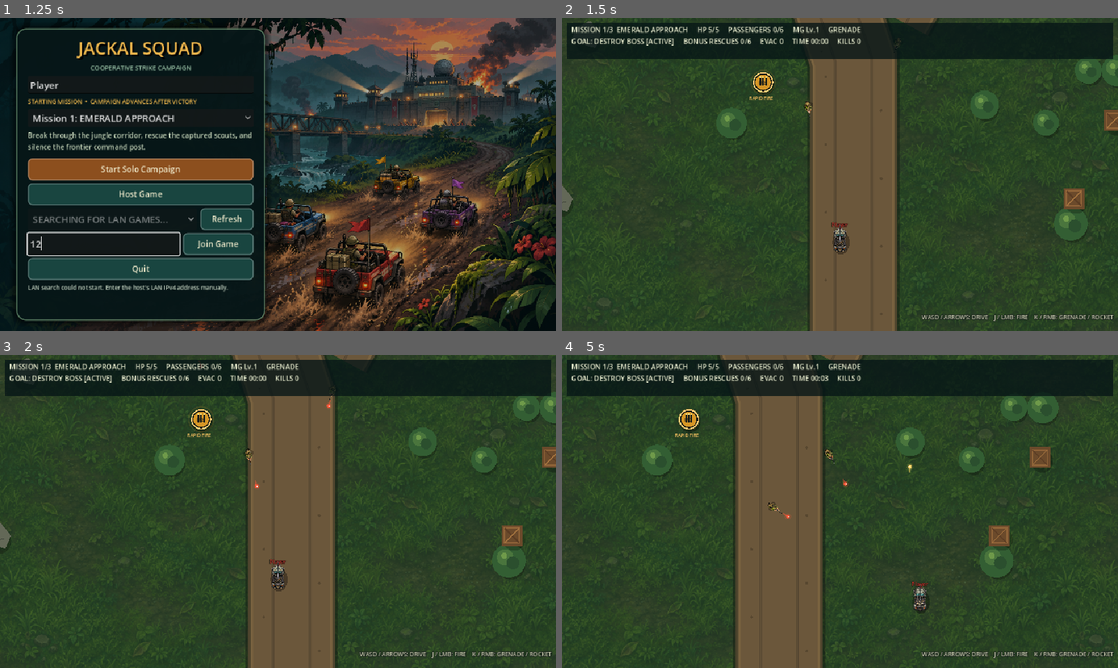
Above: before the commit, frames 1-4 (two rows, left to right).
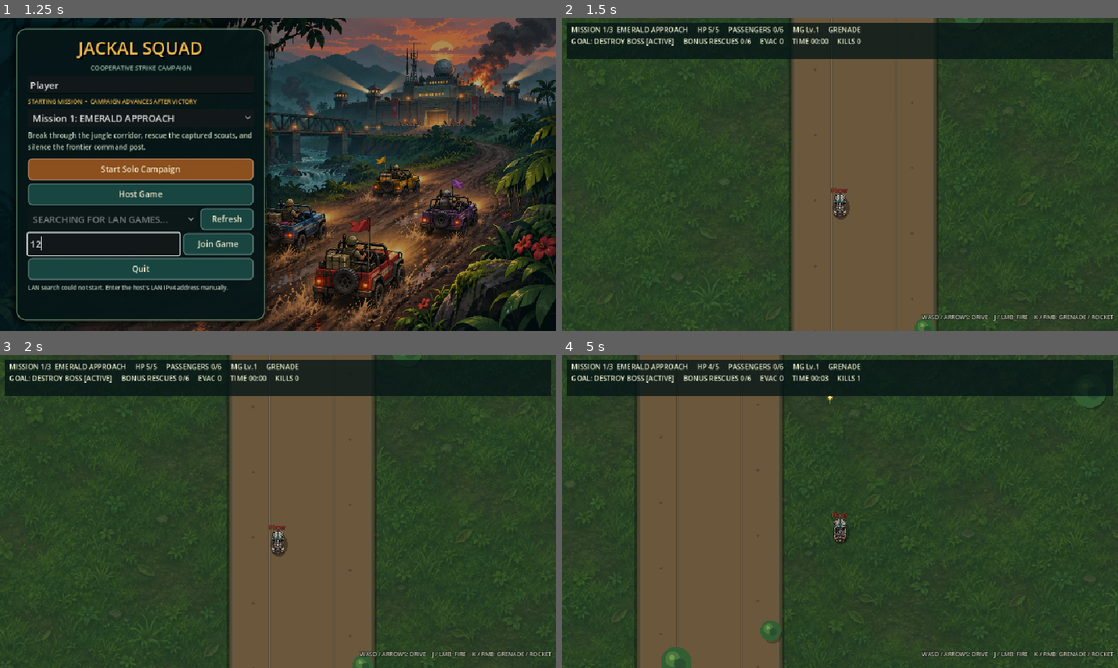
Above: after the commit, the same moments.

Repository: Brolton/Jackal-Squad
Game: Godot game, scene res://scenes/main.tscn
Two runs of this game, one before a commit and one after it. Both use one fixed random seed, a clock stepped at 60 frames per second and the inputs below.
Inputs (mouse positions are in pixels of both pictures, inside the frame that each line leads up to):
- Up to frame 1 (1.25 s): click (105, 243) at 0.52 s; type "12" at 0.6 s
- Up to frame 2 (1.5 s): click "Start Solo Campaign" at 1.25 s
- Up to frame 3 (2 s): no input
- Up to frame 4 (5 s): tap Enter at 2 s; move the mouse to (962, 495) at 2.02 s; hold D (move_right) 2.03-2.78 s; hold J (fire_primary) 2.03-2.78 s; click (962, 495) at 2.17 s; tap Space at 2.27, 3.02, 4.52 s; move the mouse to (728, 527) at 2.77 s; hold S (move_down) 2.78-3.53 s; tap K (fire_secondary) at 2.85 s; move the mouse to (895, 442) at 3.52 s; hold D (move_right) 3.53-4.28 s; tap Ctrl at 3.6 s; move the mouse to (812, 574) at 4.27 s; hold W (move_up) from 4.28 s (still down); tap J (fire_primary) at 4.35 s; click (812, 574) at 4.42 s

Frame 1 is identical in both runs. In frame 2, 14% of the frame differs, in the area x 0-100%, y 0-100%; in frame 3, 14%; in frame 4, 27%.

Commit message:
upd

Diff:
--- a/scripts/campaign_catalog.gd
+++ b/scripts/campaign_catalog.gd
@@ -10,16 +10,16 @@
 		"rescue_total": 6,
 	},
 	{
-		"id": &"flooded_delta",
-		"name": "FLOODED DELTA",
-		"briefing": "Cross the flooded delta, clear the river batteries, and evacuate the stranded field team.",
+		"id": &"desert_basin",
+		"name": "DESERT BASIN",
+		"briefing": "Cross the sun-scorched basin, fight through the cactus fields, and evacuate the stranded field team.",
 		"scene": "res://scenes/level_02.tscn",
 		"rescue_total": 6,
 	},
 	{
-		"id": &"iron_highlands",
-		"name": "IRON HIGHLANDS",
-		"briefing": "Climb the fortified highlands and destroy the enemy headquarters to finish the campaign.",
+		"id": &"snowbound_highlands",
+		"name": "SNOWBOUND HIGHLANDS",
+		"briefing": "Cross the frozen highlands, break through the snowbound defenses, and destroy the enemy headquarters.",
 		"scene": "res://scenes/level_03.tscn",
 		"rescue_total": 6,
 	},
--- a/scripts/level.gd
+++ b/scripts/level.gd
@@ -161,36 +161,69 @@
 
 func _draw() -> void:
 	var palette: Array = _layout["palette"]
+	var terrain: StringName = _layout["terrain_theme"]
 	draw_rect(Rect2(Vector2.ZERO, map_size), palette[0])
 	for band in range(5):
 		var band_height := map_size.y / 5.0
 		var band_color: Color = palette[0].lightened(0.025) if band % 2 == 0 else palette[0].darkened(0.025)
 		draw_rect(Rect2(0.0, band * band_height, map_size.x, band_height), band_color)
-	draw_texture_rect(GROUND_TEXTURE, Rect2(Vector2.ZERO, map_size), true, Color(0.70, 0.76, 0.64, 0.40))
+	if terrain == &"jungle":
+		draw_texture_rect(GROUND_TEXTURE, Rect2(Vector2.ZERO, map_size), true, Color(0.70, 0.76, 0.64, 0.40))
+	else:
+		_draw_terrain_accents(terrain)
 
 	var road_width := float(_layout["road_width"])
 	var road_paths: Array = _layout.get("roads", [_layout["road"]])
 	for road_points: Array in road_paths:
-		_draw_road(PackedVector2Array(road_points), road_width)
+		_draw_road(PackedVector2Array(road_points), road_width, terrain)
 	for water_rect: Rect2 in _layout["water"]:
 		_draw_river(water_rect)
 	for bridge_rect: Rect2 in _layout["bridges"]:
 		_draw_bridge(bridge_rect)
 	for barrier: Dictionary in _layout["barriers"]:
 		if str(barrier["name"]).begins_with("CliffPass"):
-			_draw_cliff_barrier(barrier["center"], barrier["size"])
-
-func _draw_road(points: PackedVector2Array, width: float) -> void:
+			_draw_cliff_barrier(barrier["center"], barrier["size"], terrain)
+
+func _draw_terrain_accents(terrain: StringName) -> void:
+	var rng := RandomNumberGenerator.new()
+	rng.seed = int(_layout["seed"]) + 983
+	var accent_count := int(map_size.y / 115.0)
+	for _index in range(accent_count):
+		var position := Vector2(rng.randf_range(0.0, map_size.x), rng.randf_range(0.0, map_size.y))
+		if terrain == &"desert":
+			var radius := rng.randf_range(8.0, 28.0)
+			draw_circle(position, radius, Color(0.78, 0.64, 0.44, 0.16))
+			draw_circle(position + Vector2(radius * 0.45, -radius * 0.25), radius * 0.35, Color(0.88, 0.75, 0.56, 0.22))
+		else:
+			var radius := rng.randf_range(18.0, 64.0)
+			draw_circle(position, radius, Color(0.94, 0.98, 1.0, 0.48))
+			draw_arc(position, radius * 0.72, 0.2, 2.8, 12, Color(0.55, 0.72, 0.82, 0.22), 2.0)
+
+func _draw_road(points: PackedVector2Array, width: float, terrain: StringName) -> void:
 	if points.size() < 2:
 		return
-	draw_polyline(points, Color(0.08, 0.10, 0.07, 0.48), width + 34.0, true)
-	draw_polyline(points, Color(0.31, 0.27, 0.18), width + 22.0, true)
-	draw_polyline(points, Color(0.48, 0.39, 0.25), width + 10.0, true)
-	draw_polyline(points, Color(0.42, 0.34, 0.23), width, true)
+	var shoulder := Color(0.08, 0.10, 0.07, 0.48)
+	var edge := Color(0.31, 0.27, 0.18)
+	var surface := Color(0.42, 0.34, 0.23)
+	var track := Color(0.21, 0.18, 0.14, 0.42)
+	if terrain == &"desert":
+		shoulder = Color(0.19, 0.18, 0.16, 0.52)
+		edge = Color(0.48, 0.40, 0.31)
+		surface = Color(0.34, 0.31, 0.27)
+		track = Color(0.18, 0.17, 0.15, 0.45)
+	elif terrain == &"snow":
+		shoulder = Color(0.35, 0.48, 0.55, 0.50)
+		edge = Color(0.54, 0.65, 0.70)
+		surface = Color(0.39, 0.48, 0.52)
+		track = Color(0.23, 0.31, 0.35, 0.48)
+	draw_polyline(points, shoulder, width + 34.0, true)
+	draw_polyline(points, edge, width + 22.0, true)
+	draw_polyline(points, edge.lightened(0.12), width + 10.0, true)
+	draw_polyline(points, surface, width, true)
 	for offset in [-width * 0.24, width * 0.24]:
-		var track := _offset_path(points, offset)
-		draw_polyline(track, Color(0.21, 0.18, 0.14, 0.42), 5.0, true)
-		draw_polyline(track, Color(0.64, 0.53, 0.34, 0.18), 1.5, true)
+		var wheel_track := _offset_path(points, offset)
+		draw_polyline(wheel_track, track, 5.0, true)
+		draw_polyline(wheel_track, edge.lightened(0.2), 1.5, true)
 	for index in range(1, points.size()):
 		var start := points[index - 1]
 		var finish := points[index]
@@ -250,12 +283,20 @@
 		draw_line(Vector2(deck.position.x + 8, y), Vector2(deck.end.x - 8, y), Color(0.28, 0.20, 0.13, 0.85), 2.0)
 		draw_line(Vector2(deck.position.x + 10, y + 2), Vector2(deck.end.x - 10, y + 2), Color(0.69, 0.51, 0.28, 0.38), 1.0)
 
-func _draw_cliff_barrier(center: Vector2, dimensions: Vector2) -> void:
+func _draw_cliff_barrier(center: Vector2, dimensions: Vector2, terrain: StringName) -> void:
 	var barrier_rect := Rect2(center - dimensions * 0.5, dimensions)
+	var rock_color := Color(0.43, 0.43, 0.34)
+	var highlight_color := Color(0.66, 0.63, 0.48)
+	if terrain == &"desert":
+		rock_color = Color(0.52, 0.42, 0.30)
+		highlight_color = Color(0.72, 0.58, 0.39)
+	elif terrain == &"snow":
+		rock_color = Color(0.56, 0.68, 0.73)
+		highlight_color = Color(0.91, 0.97, 0.99)
 	draw_rect(barrier_rect.grow(8.0), Color(0.08, 0.09, 0.07, 0.48))
-	draw_rect(barrier_rect, Color(0.31, 0.32, 0.26))
-	draw_line(barrier_rect.position, Vector2(barrier_rect.end.x, barrier_rect.position.y), Color(0.62, 0.59, 0.42), 5.0)
-	draw_line(Vector2(barrier_rect.position.x, barrier_rect.end.y), barrier_rect.end, Color(0.14, 0.16, 0.13), 6.0)
+	draw_rect(barrier_rect, rock_color.darkened(0.25))
+	draw_line(barrier_rect.position, Vector2(barrier_rect.end.x, barrier_rect.position.y), highlight_color, 5.0)
+	draw_line(Vector2(barrier_rect.position.x, barrier_rect.end.y), barrier_rect.end, rock_color.darkened(0.35), 6.0)
 	var rock_count := maxi(3, int(dimensions.x / 38.0))
 	for index in range(rock_count):
 		var ratio := (float(index) + 0.5) / float(rock_count)
@@ -268,8 +309,8 @@
 			Vector2(x + radius * 0.18, y - radius),
 			Vector2(x + radius, y - radius * 0.12),
 			Vector2(x + radius * 0.64, y + radius * 0.72),
-		]), Color(0.43, 0.43, 0.34))
-		draw_line(Vector2(x - radius * 0.42, y - radius * 0.34), Vector2(x + radius * 0.25, y - radius * 0.60), Color(0.66, 0.63, 0.48), 2.0)
+		]), rock_color)
+		draw_line(Vector2(x - radius * 0.42, y - radius * 0.34), Vector2(x + radius * 0.25, y - radius * 0.60), highlight_color, 2.0)
 
 func terrain_render_signature() -> Dictionary:
 	var visible_barriers := 0
@@ -277,10 +318,11 @@
 		if str(barrier["name"]).begins_with("CliffPass"):
 			visible_barriers += 1
 	return {
+		"terrain_theme": _layout.get("terrain_theme", &"jungle"),
 		"road_layers": 6,
-		"textured_water": RIVER_TEXTURE != null,
-		"bank_layers": 3,
-		"bridge_planks": true,
+		"textured_water": RIVER_TEXTURE != null and not _layout.get("water", []).is_empty(),
+		"bank_layers": 3 if not _layout.get("water", []).is_empty() else 0,
+		"bridge_planks": not _layout.get("bridges", []).is_empty(),
 		"visible_collision_barriers": visible_barriers,
 	}
 
--- a/scripts/level_layouts.gd
+++ b/scripts/level_layouts.gd
@@ -1,18 +1,123 @@
 class_name LevelLayouts
 extends RefCounted
 
+const MAP_SCALE := Vector2(1.75, 7.0)
+
 static func get_layout(index: int) -> Dictionary:
+	var layout: Dictionary
 	match clampi(index, 0, 2):
 		1:
-			return _flooded_delta()
+			layout = _desert_basin()
 		2:
-			return _iron_highlands()
+			layout = _snowbound_highlands()
 		_:
-			return _emerald_approach()
+			layout = _emerald_approach()
+	layout = _scale_layout(layout)
+	_add_long_route_encounters(layout)
+	_add_long_route_obstacles(layout)
+	return layout
+
+static func _scale_layout(layout: Dictionary) -> Dictionary:
+	var scaled := {}
+	for key in layout:
+		var value: Variant = layout[key]
+		if value is Vector2:
+			scaled[key] = value * MAP_SCALE
+		elif value is Rect2:
+			scaled[key] = Rect2(value.position * MAP_SCALE, value.size * Vector2(MAP_SCALE.x, 1.0))
+		elif value is Array:
+			scaled[key] = _scale_array(value)
+		elif value is Dictionary:
+			scaled[key] = _scale_dictionary(value)
+		elif key == "road_width":
+			scaled[key] = float(value) * MAP_SCALE.x
+		else:
+			scaled[key] = value
+	return scaled
+
+static func _scale_array(values: Array) -> Array:
+	var scaled: Array = []
+	for value in values:
+		if value is Vector2:
+			scaled.append(value * MAP_SCALE)
+		elif value is Rect2:
+			scaled.append(Rect2(value.position * MAP_SCALE, value.size * Vector2(MAP_SCALE.x, 1.0)))
+		elif value is Array:
+			scaled.append(_scale_array(value))
+		elif value is Dictionary:
+			scaled.append(_scale_dictionary(value))
+		else:
+			scaled.append(value)
+	return scaled
+
+static func _scale_dictionary(values: Dictionary) -> Dictionary:
+	var scaled := {}
+	for key in values:
+		var value: Variant = values[key]
+		if value is Vector2:
+			var scale := Vector2(MAP_SCALE.x, 1.0) if key == "size" else MAP_SCALE
+			scaled[key] = value * scale
+		elif value is Rect2:
+			scaled[key] = Rect2(value.position * MAP_SCALE, value.size * Vector2(MAP_SCALE.x, 1.0))
+		elif value is Array:
+			scaled[key] = _scale_array(value)
+		elif value is Dictionary:
+			scaled[key] = _scale_dictionary(value)
+		else:
+			scaled[key] = value
+	return scaled
+
+static func _add_long_route_encounters(layout: Dictionary) -> void:
+	var road: Array = layout["road"]
+	var width := float(layout["road_width"])
+	var infantry: Array = layout["infantry"]
+	var heavy_enemies: Array = layout["heavy_enemies"]
+	var heavy_types := [1, 2, 1, 2]
+	var heavy_index := 0
+	for segment_index in range(1, road.size()):
+		var start: Vector2 = road[segment_index - 1]
+		var finish: Vector2 = road[segment_index]
+		var direction := (finish - start).normalized()
+		var side := Vector2(-direction.y, direction.x)
+		for encounter_index in range(3):
+			var progress := float(encounter_index + 1) / 4.0
+			var offset := width * (0.7 if encounter_index % 2 == 0 else -0.7)
+			infantry.append(start.lerp(finish, progress) + side * offset)
+		if segment_index % 2 == 0:
+			var position := start.lerp(finish, 0.58) - side * width * 0.9
+			heavy_enemies.append({
+				"name": "RouteGuard%02d" % (heavy_index + 1),
+				"type": heavy_types[heavy_index % heavy_types.size()],
+				"position": position,
+			})
+			heavy_index += 1
+	layout["infantry"] = infantry
+	layout["heavy_enemies"] = heavy_enemies
+
+static func _add_long_route_obstacles(layout: Dictionary) -> void:
+	var map_size: Vector2 = layout["map_size"]
+	var terrain: StringName = layout["terrain_theme"]
+	var obstacle_kind: StringName = &"tree"
+	if terrain == &"desert":
+		obstacle_kind = &"cactus"
+	elif terrain == &"snow":
+		obstacle_kind = &"snow_tree"
+	var placements: Array = layout["obstacles"]
+	placements.append_array(
+		_scatter_obstacles(
+			int(map_size.x),
+			int(map_size.y),
+			int(layout["seed"]) + 41827,
+			360,
+			obstacle_kind
+		)
+	)
+	layout["obstacles"] = placements
 
 static func _emerald_approach() -> Dictionary:
 	return {
 		"map_size": Vector2(1500.0, 4200.0),
+		"terrain_theme": &"jungle",
 		"seed": 24681357,
 		"palette": [Color(0.13, 0.27, 0.18), Color(0.25, 0.43, 0.24), Color(0.07, 0.19, 0.14)],
 		"road": [Vector2(750, 4200), Vector2(750, 3600), Vector2(360, 2960), Vector2(520, 2480), Vector2(720, 1780), Vector2(700, 1500), Vector2(660, 1120), Vector2(760, 620), Vector2(750, 0)],
@@ -64,28 +169,30 @@
 		],
 	}
 
-static func _flooded_delta() -> Dictionary:
+static func _desert_basin() -> Dictionary:
 	return {
 		"map_size": Vector2(1400.0, 3600.0),
+		"terrain_theme": &"desert",
 		"seed": 739144,
-		"palette": [Color(0.17, 0.29, 0.23), Color(0.25, 0.40, 0.29), Color(0.10, 0.23, 0.20)],
+		"palette": [Color(0.38, 0.32, 0.24), Color(0.55, 0.45, 0.32), Color(0.25, 0.27, 0.26)],
 		"road": [Vector2(700, 3600), Vector2(760, 3260), Vector2(540, 2920), Vector2(830, 2550), Vector2(700, 2200), Vector2(470, 1860), Vector2(780, 1510), Vector2(920, 1180), Vector2(610, 820), Vector2(700, 0)],
 		"road_width": 220.0,
-		"water": [Rect2(0, 2480, 1400, 230), Rect2(0, 1320, 1400, 260)],
-		"bridges": [Rect2(690, 2440, 180, 310), Rect2(395, 1280, 190, 340), Rect2(890, 1280, 190, 340)],
+		"water": [],
+		"bridges": [],
 		"barriers": [
-			{"name": "LowerWestBank", "center": Vector2(345, 2595), "size": Vector2(690, 230)}, {"name": "LowerEastBank", "center": Vector2(1135, 2595), "size": Vector2(530, 230)},
-			{"name": "UpperWestBank", "center": Vector2(195, 1450), "size": Vector2(390, 260)}, {"name": "UpperMidBank", "center": Vector2(738, 1450), "size": Vector2(305, 260)}, {"name": "UpperEastBank", "center": Vector2(1240, 1450), "size": Vector2(320, 260)},
+			{"name": "CliffPass01", "center": Vector2(220, 2800), "size": Vector2(420, 90)},
+			{"name": "CliffPass02", "center": Vector2(1180, 2050), "size": Vector2(400, 90)},
+			{"name": "CliffPass03", "center": Vector2(250, 1120), "size": Vector2(460, 90)},
 		],
 		"spawns": [Vector2(680, 3400), Vector2(730, 3400), Vector2(680, 3450), Vector2(730, 3450)],
 		"infantry": [Vector2(710, 3160), Vector2(430, 3000), Vector2(980, 2840), Vector2(720, 2300), Vector2(370, 2100), Vector2(1020, 1930), Vector2(520, 1690), Vector2(910, 1660), Vector2(350, 1120), Vector2(1080, 1040), Vector2(620, 720), Vector2(790, 430)],
 		"heavy_enemies": [
-			{"name": "DeltaTurret01", "type": 1, "position": Vector2(430, 2870)}, {"name": "DeltaTank01", "type": 2, "position": Vector2(970, 2200)},
-			{"name": "DeltaBoat01", "type": 3, "position": Vector2(300, 2580)}, {"name": "DeltaBoat02", "type": 3, "position": Vector2(1120, 2580)},
-			{"name": "DeltaBoat03", "type": 3, "position": Vector2(720, 1450)}, {"name": "DeltaTank02", "type": 2, "position": Vector2(460, 900)},
-			{"name": "DeltaTurret02", "type": 1, "position": Vector2(980, 760)}, {"name": "DeltaTurret03", "type": 1, "position": Vector2(480, 340)},
-		],
-		"obstacles": _scatter_obstacles(1400, 3600, 739144, 28, &"tree"),
+			{"name": "DesertTurret01", "type": 1, "position": Vector2(430, 2870)}, {"name": "DesertTank01", "type": 2, "position": Vector2(970, 2200)},
+			{"name": "DesertTank02", "type": 2, "position": Vector2(300, 2580)}, {"name": "DesertTurret02", "type": 1, "position": Vector2(1120, 2580)},
+			{"name": "DesertTank03", "type": 2, "position": Vector2(720, 1450)}, {"name": "DesertTank04", "type": 2, "position": Vector2(460, 900)},
+			{"name": "DesertTurret03", "type": 1, "position": Vector2(980, 760)}, {"name": "DesertTurret04", "type": 1, "position": Vector2(480, 340)},
+		],
+		"obstacles": _scatter_obstacles(1400, 3600, 739144, 120, &"cactus"),
 		"rescues": [Vector2(1080, 3020), Vector2(310, 1780)],
 		"extraction": Vector2(700, 250),
 		"extractions": [Vector2(700, 250), Vector2(690, 2160), Vector2(1030, 3180)],
@@ -94,17 +201,17 @@
 		"hazards": [Vector2(610, 3140), Vector2(890, 2820), Vector2(620, 2290), Vector2(940, 1880), Vector2(530, 1040), Vector2(840, 650)],
 	}
 
-static func _iron_highlands() -> Dictionary:
+static func _snowbound_highlands() -> Dictionary:
 	return {
 		"map_size": Vector2(1600.0, 4000.0),
+		"terrain_theme": &"snow",
 		"seed": 991827,
-		"palette": [Color(0.27, 0.28, 0.22), Color(0.39, 0.39, 0.29), Color(0.18, 0.20, 0.17)],
+		"palette": [Color(0.82, 0.87, 0.89), Color(0.94, 0.97, 0.98), Color(0.63, 0.73, 0.77)],
 		"road": [Vector2(800, 4000), Vector2(1030, 3650), Vector2(520, 3290), Vector2(1080, 2870), Vector2(510, 2460), Vector2(1050, 2050), Vector2(560, 1640), Vector2(1040, 1210), Vector2(610, 760), Vector2(800, 0)],
 		"road_width": 240.0,
-		"water": [Rect2(0, 3050, 1600, 150)],
-		"bridges": [Rect2(420, 3010, 220, 230)],
+		"water": [],
+		"bridges": [],
 		"barriers": [
-			{"name": "RavineWest", "center": Vector2(210, 3125), "size": Vector2(420, 150)}, {"name": "RavineEast", "center": Vector2(1120, 3125), "size": Vector2(960, 150)},
 			{"name": "CliffPass01", "center": Vector2(270, 2700), "size": Vector2(420, 90)}, {"name": "CliffPass02", "center": Vector2(1310, 2300), "size": Vector2(430, 90)},
 			{"name": "CliffPass03", "center": Vector2(280, 1450), "size": Vector2(430, 90)},
 		],
@@ -117,7 +224,7 @@
 			{"name": "HighlandTank04", "type": 2, "position": Vector2(560, 820)}, {"name": "HighlandTurret04", "type": 1, "position": Vector2(1050, 520)},
 			{"name": "HighlandTurret05", "type": 1, "position": Vector2(550, 310)},
 		],
-		"obstacles": _scatter_obstacles(1600, 4000, 991827, 34, &"rock"),
+		"obstacles": _scatter_obstacles(1600, 4000, 991827, 120, &"snow_tree"),
 		"rescues": [Vector2(1240, 2920), Vector2(350, 1180)],
 		"extraction": Vector2(800, 260),
 		"extractions": [Vector2(800, 260), Vector2(1030, 2020), Vector2(980, 3560)],
@@ -153,12 +260,15 @@
 	var result: Array[Dictionary] = []
 	var rng := RandomNumberGenerator.new()
 	rng.seed = seed_value
+	var secondary: StringName = &"rock"
+	if dominant == &"snow_tree":
+		secondary = &"snow_rock"
 	for index in range(count_value):
 		var kind := dominant
 		if index % 5 == 0:
 			kind = &"crate"
 		elif index % 3 == 0:
-			kind = &"rock" if dominant == &"tree" else &"tree"
+			kind = secondary
 		result.append({
 			"position": Vector2(rng.randf_range(110.0, width - 110.0), rng.randf_range(300.0, height - 180.0)),
 			"kind": kind,
--- a/scripts/obstacle.gd
+++ b/scripts/obstacle.gd
@@ -17,7 +17,7 @@
 		collision.shape = rectangle
 	else:
 		var circle := CircleShape2D.new()
-		circle.radius = radius * 0.72
+		circle.radius = radius * (0.48 if kind == &"cactus" else 0.72)
 		collision.shape = circle
 	add_child(collision)
 	queue_redraw()
@@ -31,6 +31,48 @@
 			draw_circle(Vector2(-radius * 0.22, -radius * 0.2), radius * 0.49, Color(0.29, 0.46, 0.24))
 			draw_circle(Vector2(radius * 0.24, radius * 0.13), radius * 0.38, Color(0.17, 0.31, 0.18))
 			draw_circle(Vector2(-radius * 0.28, -radius * 0.30), radius * 0.18, Color(0.46, 0.63, 0.30, 0.85))
+		&"cactus":
+			draw_line(Vector2(0, radius * 0.62), Vector2(0, -radius * 0.72), Color(0.18, 0.24, 0.17), radius * 0.42)
+			draw_line(Vector2(-radius * 0.52, radius * 0.12), Vector2(-radius * 0.52, -radius * 0.28), Color(0.24, 0.38, 0.24), radius * 0.3)
+			draw_line(Vector2(-radius * 0.52, radius * 0.12), Vector2(-radius * 0.08, radius * 0.12), Color(0.24, 0.38, 0.24), radius * 0.3)
+			draw_line(Vector2(radius * 0.42, radius * 0.32), Vector2(radius * 0.42, -radius * 0.14), Color(0.31, 0.45, 0.27), radius * 0.28)
+			draw_line(Vector2(radius * 0.42, radius * 0.32), Vector2(radius * 0.08, radius * 0.32), Color(0.31, 0.45, 0.27), radius * 0.28)
+			for spike_index in range(4):
+				var y := -radius * 0.55 + float(spike_index) * radius * 0.3
+				draw_line(Vector2(-radius * 0.09, y), Vector2(-radius * 0.22, y - radius * 0.08), Color(0.81, 0.78, 0.61), 1.5)
+				draw_line(Vector2(radius * 0.09, y + radius * 0.08), Vector2(radius * 0.22, y), Color(0.81, 0.78, 0.61), 1.5)
+		&"snow_tree":
+			draw_circle(Vector2(5.0, 9.0), radius * 0.9, Color(0.28, 0.40, 0.46, 0.28))
+			draw_colored_polygon(PackedVector2Array([
+				Vector2(0, -radius),
+				Vector2(-radius * 0.78, radius * 0.56),
+				Vector2(-radius * 0.34, radius * 0.43),
+				Vector2(-radius * 0.55, radius * 0.92),
+				Vector2(radius * 0.55, radius * 0.92),
+				Vector2(radius * 0.34, radius * 0.43),
+				Vector2(radius * 0.78, radius * 0.56),
+			]), Color(0.23, 0.39, 0.46))
+			draw_colored_polygon(PackedVector2Array([
+				Vector2(0, -radius),
+				Vector2(-radius * 0.78, radius * 0.56),
+				Vector2(0, radius * 0.27),
+				Vector2(radius * 0.34, radius * 0.43),
+			]), Color(0.89, 0.96, 0.98))
+			draw_line(Vector2(0, -radius * 0.45), Vector2(0, radius * 0.78), Color(0.97, 0.99, 1.0, 0.85), 2.0)
+		&"snow_rock":
+			draw_colored_polygon(PackedVector2Array([
+				Vector2(-radius, radius * 0.3),
+				Vector2(-radius * 0.56, -radius * 0.62),
+				Vector2(radius * 0.28, -radius),
+				Vector2(radius, -radius * 0.12),
+				Vector2(radius * 0.62, radius * 0.78),
+			]), Color(0.46, 0.58, 0.64))
+			draw_colored_polygon(PackedVector2Array([
+				Vector2(-radius * 0.56, -radius * 0.62),
+				Vector2(radius * 0.28, -radius),
+				Vector2(radius, -radius * 0.12),
+				Vector2(radius * 0.15, -radius * 0.25),
+			]), Color(0.92, 0.97, 0.99))
 		&"rock":
 			draw_colored_polygon(
 				PackedVector2Array([
--- a/tests/test_campaign.gd
+++ b/tests/test_campaign.gd
@@ -24,7 +24,7 @@
 		"The selected mission resolves to its own scene"
 	)
 	var state: Dictionary = session.call("mission_state_snapshot")
-	_check(str(state.get("level_name", "")) == "FLOODED DELTA", "Mission state includes the level name")
+	_check(str(state.get("level_name", "")) == "DESERT BASIN", "Mission state includes the selected desert mission name")
 	_check(int(state.get("campaign_level_count", 0)) == 3, "Mission state includes campaign progress")
 
 	session.set("mission_completed", true)
--- a/tests/test_level_layouts.gd
+++ b/tests/test_level_layouts.gd
@@ -6,9 +6,11 @@
 	call_deferred("_run_tests")
 
 func _run_tests() -> void:
-	var expected_sizes := [Vector2(1500, 4200), Vector2(1400, 3600), Vector2(1600, 4000)]
+	var expected_sizes := [Vector2(2625, 29400), Vector2(2450, 25200), Vector2(2800, 28000)]
+	var expected_themes: Array[StringName] = [&"jungle", &"desert", &"snow"]
 	var minimum_enemy_counts := [30, 20, 23]
 	for level_index in range(3):
+		var layout := LevelLayouts.get_layout(level_index)
 		var session: Node = root.get_node("NetworkSession")
 		session.call("start_solo", "LayoutTester", level_index)
 		var scene_path := CampaignCatalog.scene_path(level_index)
@@ -17,7 +19,31 @@
 		current_scene = game
 		await process_frame
 
-		_check(game.get("map_size") == expected_sizes[level_index], "Mission %d uses its large world size" % (level_index + 1))
+		_check(game.get("map_size") == expected_sizes[level_index], "Mission %d is wider and seven times longer" % (level_index + 1))
+		_check(layout["terrain_theme"] == expected_themes[level_index], "Mission %d has its own terrain style" % (level_index + 1))
+		var ground_color: Color = layout["palette"][0]
+		var color_matches_theme := false
+		match level_index:
+			0:
+				color_matches_theme = ground_color.g > ground_color.r
+			1:
+				color_matches_theme = ground_color.r > ground_color.g and ground_color.g > ground_color.b
+			_:
+				color_matches_theme = ground_color.r > 0.8 and ground_color.g > 0.8 and ground_color.b > 0.8
+		_check(color_matches_theme, "Mission %d ground palette matches its terrain" % (level_index + 1))
+		_check(layout["infantry"].size() >= 35, "Mission %d has additional encounters along its extended route" % (level_index + 1))
+		if level_index == 1:
+			_check(
+				_obstacle_count(layout, &"cactus") > 100 and layout["water"].is_empty(),
+				"Desert Basin has cactus fields and no flooded terrain"
+			)
+		elif level_index == 2:
+			_check(
+				_obstacle_count(layout, &"snow_tree") > 100
+				and _obstacle_count(layout, &"snow_rock") > 0
+				and layout["water"].is_empty(),
+				"Snowbound Highlands has snow-covered forests and rocky snow"
+			)
 		_check(get_nodes_in_group("enemies").size() >= minimum_enemy_counts[level_index], "Mission %d has its full encounter roster" % (level_index + 1))
 		_check(game.get_tree().get_nodes_in_group("rescue_buildings").size() == 2 or game.get_node_or_null("RescueBuilding02") != null, "Mission %d has two rescue sites" % (level_index + 1))
 		_check(game.get_node_or_null("ExtractionZone") != null and game.get_node_or_null("FinalBase") != null, "Mission %d has extraction and a command base" % (level_index + 1))
@@ -60,11 +86,14 @@
 		_check(camera.limit_right == int(expected_sizes[level_index].x) and camera.limit_bottom == int(expected_sizes[level_index].y), "Mission %d camera follows its world bounds" % (level_index + 1))
 		if level_index == 0:
 			_check(get_nodes_in_group("battlefield_decorations").size() >= 20, "Emerald Approach has dense landmark dressing")
-			var layout := LevelLayouts.get_layout(0)
 			_check(layout["roads"].size() >= 4 and layout["bridges"].size() == 4, "Emerald Approach has branching routes and four bridge choices")
 		elif level_index == 2:
 			var terrain_signature: Dictionary = game.call("terrain_render_signature")
-			_check(int(terrain_signature["visible_collision_barriers"]) == 3, "Iron Highlands renders every blocking cliff pass")
+			_check(
+				int(terrain_signature["visible_collision_barriers"]) == 3
+				and terrain_signature["terrain_theme"] == &"snow",
+				"Snowbound Highlands renders icy terrain and every blocking pass"
+			)
 
 		game.queue_free()
 		await process_frame
@@ -82,3 +111,10 @@
 	else:
 		_failures += 1
 		push_error("FAIL: %s" % message)
+
+func _obstacle_count(layout: Dictionary, kind: StringName) -> int:
+	var count := 0
+	for placement: Dictionary in layout["obstacles"]:
+		if placement["kind"] == kind:
+			count += 1
+	return count
Not shown, changed: DESIGN.md
Not shown, changed: ROADMAP.md
Not shown, changed: TESTING.md
